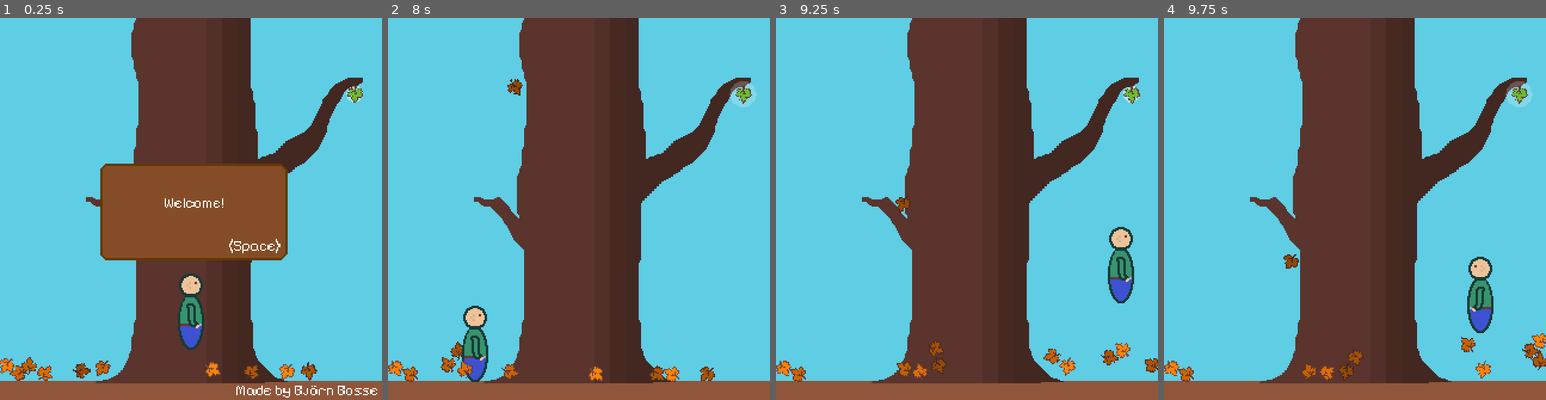
Above: before the commit, frames 1-4 (left to right).
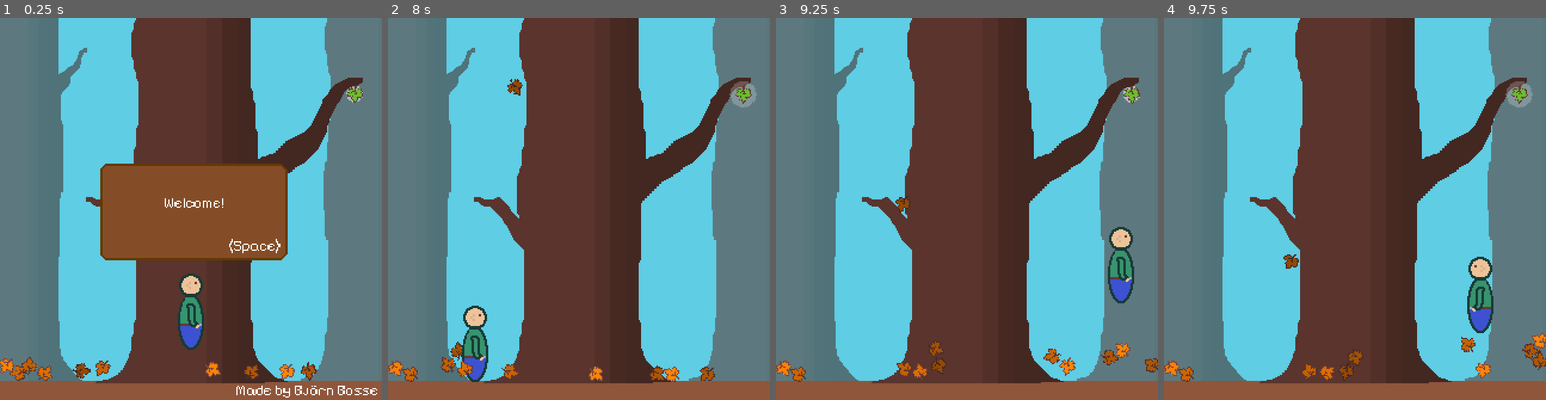
Above: after the commit, the same moments.

Repository: FluffySpectre/playintheleaves
Game: Godot game, scene res://game.tscn
Two runs of this game, one before a commit and one after it. Both use one fixed random seed, a clock stepped at 60 frames per second and the inputs below.
Inputs:
- Up to frame 1 (0.25 s): no input
- Up to frame 2 (8 s): hold Shift (run) 0.53-1.28 s; hold D (right) 0.53-2.03 s; tap Space (jump) at 0.77, 1.52, 3.02, 3.77, 4.52, 6.02, 6.77, 7.52 s; tap Shift (run) every 1.5 s from 1.35 to 7.35 s; hold A (left) 2.03-2.78 s; hold Shift (run) 2.03-2.78 s; hold D (right) 2.78-4.28 s; hold Shift (run) 3.53-4.28 s; hold A (left) 4.28-5.03 s; hold D (right) 5.03-5.78 s; hold Shift (run) 5.03-5.78 s; hold A (left) 5.78-7.28 s; hold Shift (run) 6.53-7.28 s; hold D (right) from 7.28 s (still down)
- Up to frame 3 (9.25 s): keep holding D (right); hold Shift (run) 8.03-8.78 s; tap Shift (run) at 8.85 s; tap Space (jump) at 9.02 s
- Up to frame 4 (9.75 s): release D (right) at 9.53 s; hold A (left) from 9.53 s (still down); hold Shift (run) from 9.53 s (still down)

The runs differ from the first frame. In frame 1, 28% of the frame differs, in the area x 0-100%, y 0-95%; in frame 2, 28%; in frame 3, 27%; in frame 4, 28%.

Commit message:
Added a bit more details to the background

Diff:
--- a/game/game.tscn
+++ b/game/game.tscn
@@ -277,6 +277,7 @@
 text = "(Space)"
 
 [node name="MadeByLabel" type="Label" parent="Intro/Panel"]
+layout_mode = 0
 offset_left = 113.0
 offset_top = 179.0
 offset_right = 233.0
Binary file changed: game/sprites/game-view.aseprite
Binary file changed: game/sprites/game-view.png
